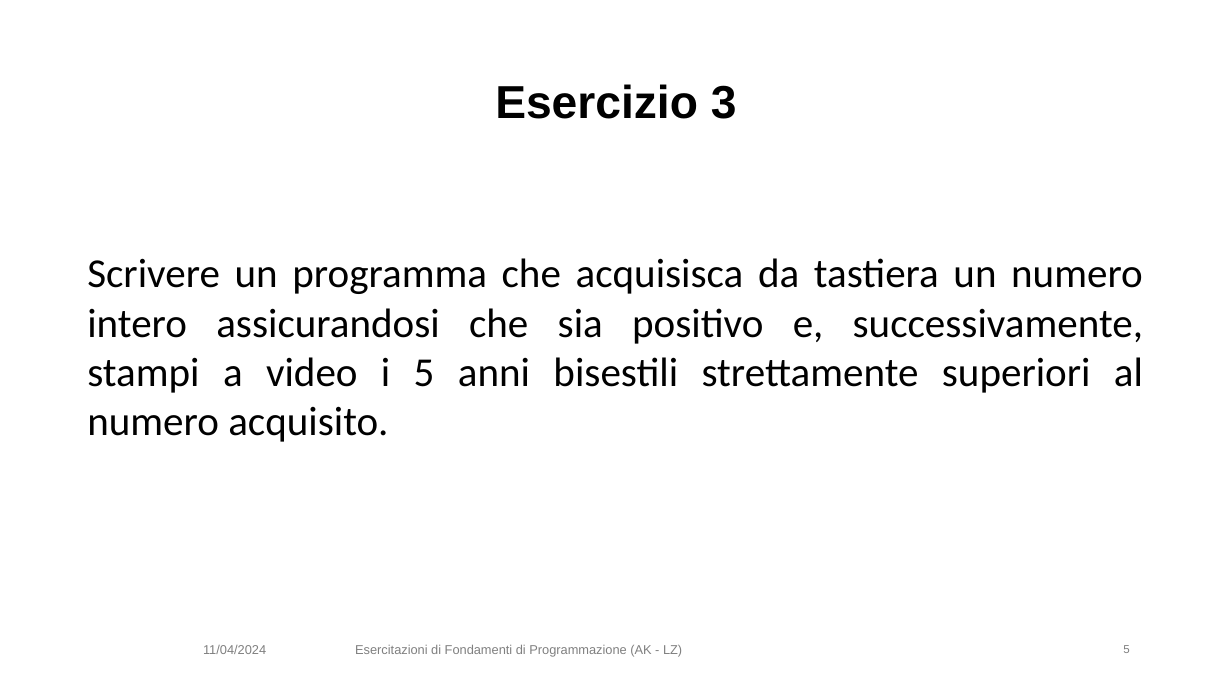
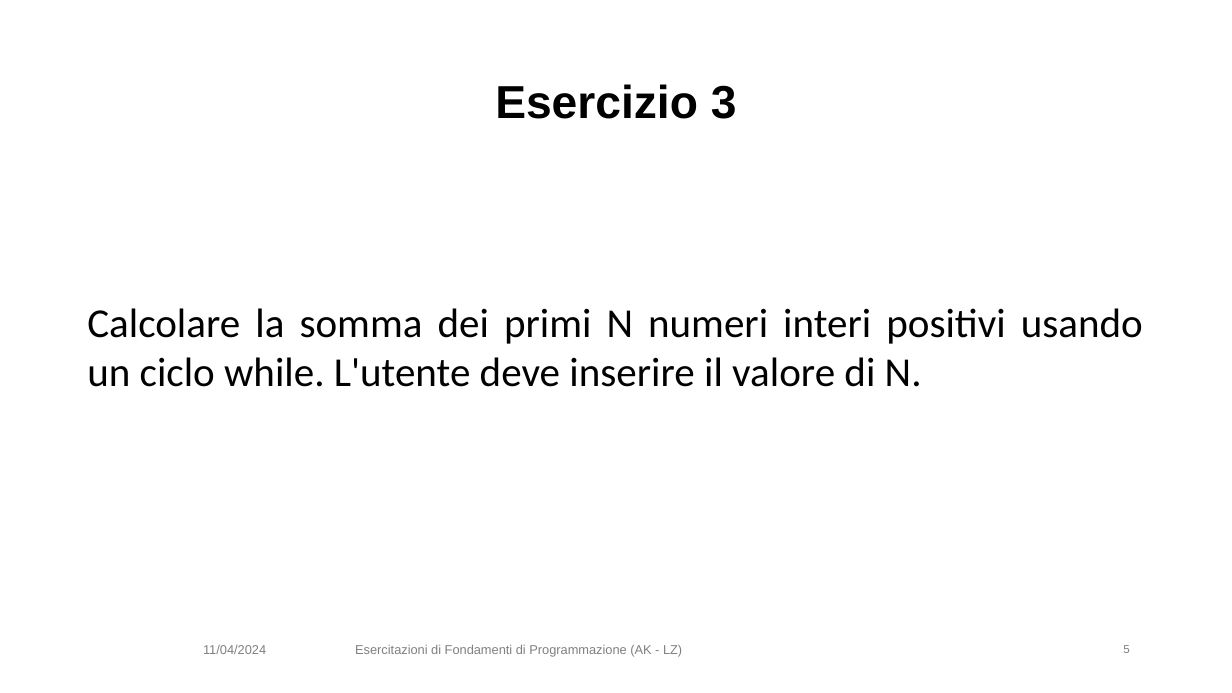
Before and after one commit to RiccardoBenamati/Tutoraggio_Fondamenti_Programmazione, a slide deck: slide 5 of 11_04_2024/Lezione_11_04_2024.pptx. Drawn at 1232x693 pixels with LibreOffice and Linux fonts; fonts in the diff are those of the drawing; background and template pictures are left out. Boxes give left, top, right and bottom in pixels: in the first picture for what was removed or moved away, otherwise in the second. Text is boxed around its words. In the diff, an @@ line names an element or a change of style, - is before the commit and + after.

```diff
--- a/11_04_2024/Lezione_11_04_2024.pptx
+++ b/11_04_2024/Lezione_11_04_2024.pptx
@@ text at bbox=[87, 308, 1143, 387]: text changed @@
-Scrivere un programma che acquisisca da tastiera un numero intero assicurandosi che sia positivo e, successivamente, stampi a video i 5 anni bisestili strettamente superiori al numero acquisito.
+Calcolare la somma dei primi N numeri interi positivi usando un ciclo while. L'utente deve inserire il valore di N.
```
Also in this commit, not shown: 5 other files.
